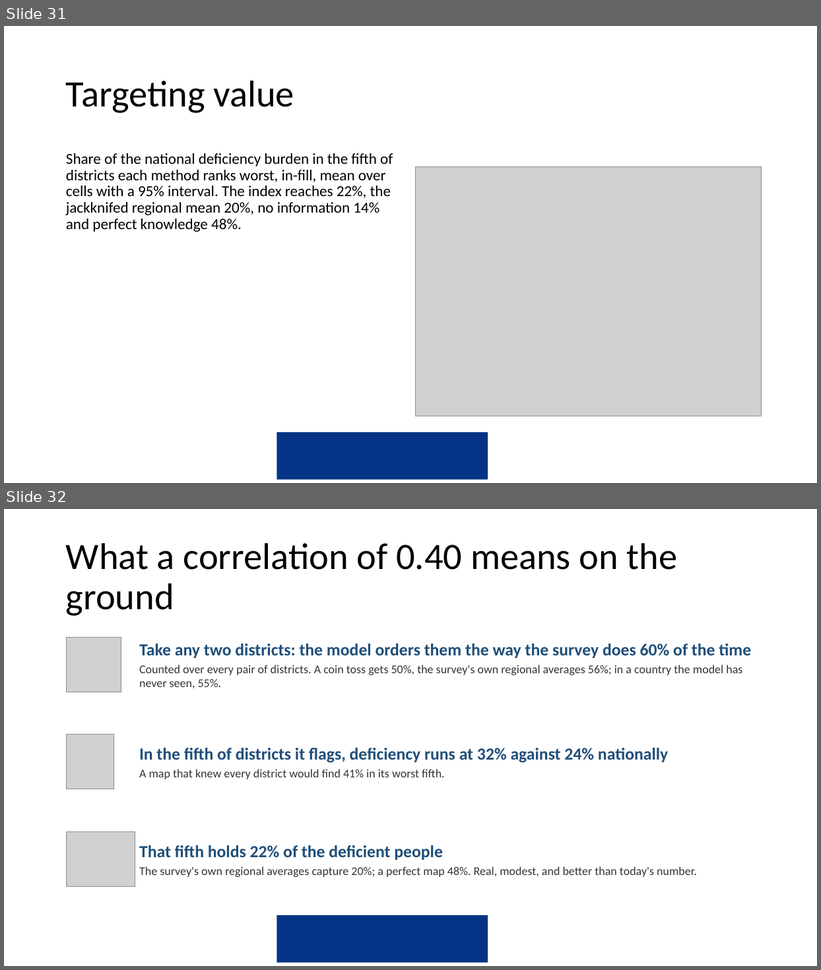
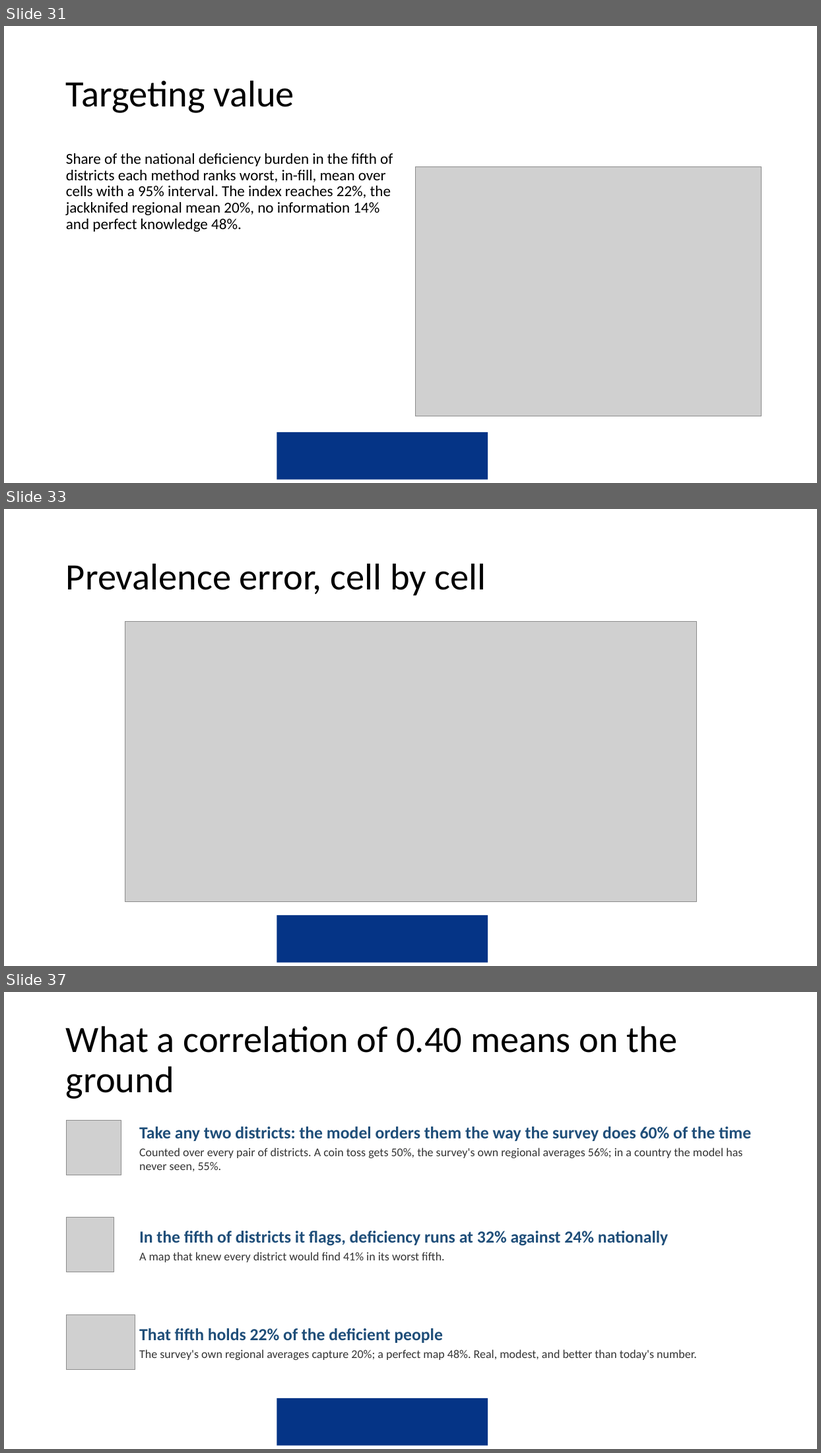
Before and after one commit to amertens/mn-prediction, a slide deck: docs/slides/MN-proxy-full-talk-2026-09.pptx. Shown one above the other, each under a label of ours: slides 31 and 32 before the commit, slides 31, 33 and 37 after it; the slides between them are not shown. The pictures are 821x970 and 821x1453 pixels, drawn with LibreOffice and Linux fonts; fonts in the diff are those of the drawing; grey boxes stand for pictures; background and template pictures are left out. Boxes give left, top, right and bottom in pixels: in the first picture for what was removed or moved away, otherwise in the second. Text is boxed around its words. In the diff, an @@ line names an element or a change of style, - is before the commit and + after.

```diff
--- a/docs/slides/MN-proxy-full-talk-2026-09.pptx
+++ b/docs/slides/MN-proxy-full-talk-2026-09.pptx
@@ slide 33 added at box(4, 509, 817, 966), background #FFFFFF; not listed: 1 template element that a slide beside it also shows @@
@@ title added at box(66, 563, 486, 595), 44 pt, text #000000 @@
+Prevalence error, cell by cell
@@ picture added at box(125, 622, 696, 902) @@
@@ what was slide 32 is now slide 37 @@
```
Also in this commit, not shown: 9 slides changed, 4 other slides added, 3 other files.
